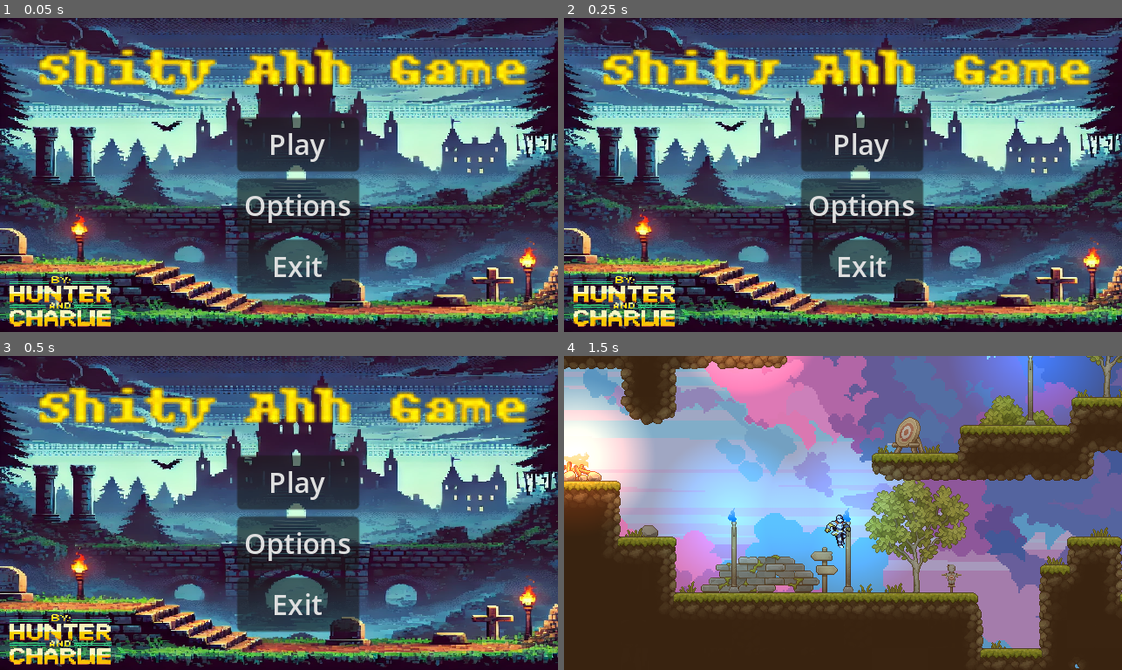
Above: before the commit, frames 1-4 (two rows, left to right).
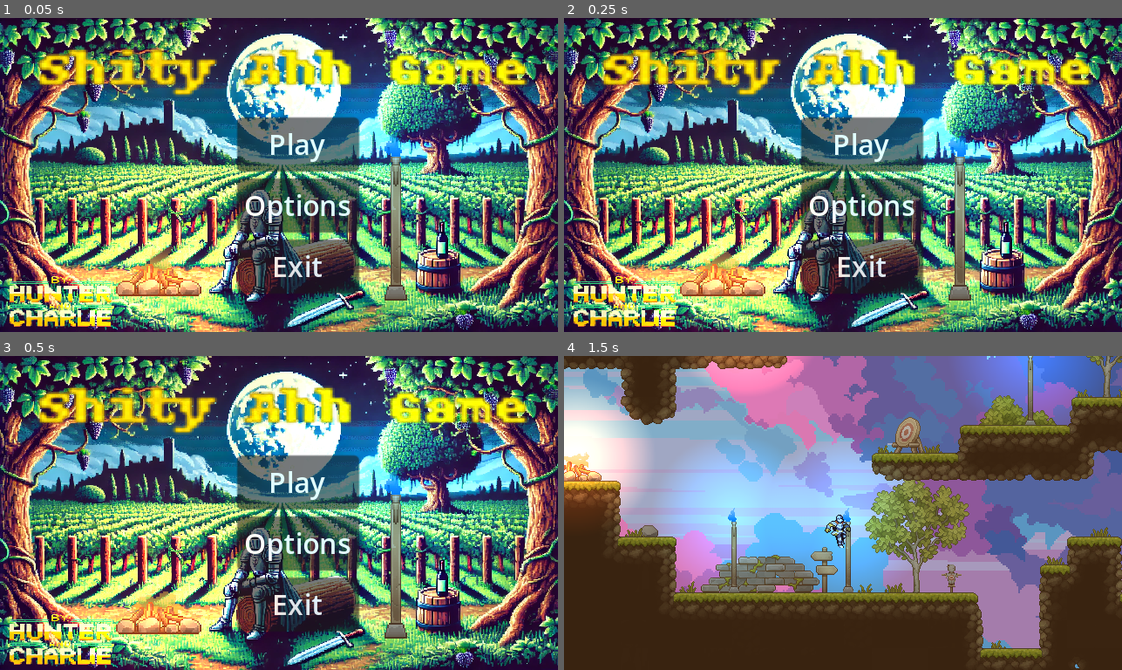
Above: after the commit, the same moments.

Repository: HunterB88/godot-4-platformer
Game: Godot game, scene res://scenes/menu.tscn
The game is run twice, just before and just after one commit, with the same random seed, the same clock (stepped at 60 frames per second) and the same inputs.
Inputs (mouse positions are in pixels of both pictures, inside the frame that each line leads up to):
- Up to frame 1 (0.05 s): no input
- Up to frame 2 (0.25 s): no input
- Up to frame 3 (0.5 s): no input
- Up to frame 4 (1.5 s): click "Play" at 0.5 s; move the mouse to (965, 497) at 1.27 s; hold D (right) from 1.28 s (still down); tap Space (jump) at 1.35 s

The runs differ from the first frame. In frame 1, 89% of the frame differs, in the area x 0-100%, y 0-100%; in frame 2, 89%; in frame 3, 89%; in frame 4, nothing differs.

Commit message:
added a jumping sound effect and changed the title picture

Diff:
--- a/scenes/menu.tscn
+++ b/scenes/menu.tscn
@@ -1,10 +1,12 @@
-[gd_scene load_steps=6 format=3 uid="uid://cjtrhbt6anvjm"]
+[gd_scene load_steps=8 format=3 uid="uid://cjtrhbt6anvjm"]
 
 [ext_resource type="Script" path="res://scenes/menu.gd" id="1_qrt3h"]
-[ext_resource type="Texture2D" uid="uid://b1j4boktrxmie" path="res://art/title images/backround.webp" id="2_d7utn"]
+[ext_resource type="Texture2D" uid="uid://bnvmxesuo4p1a" path="res://art/title images/New_Title_Image (2).webp" id="2_1lkrx"]
 [ext_resource type="Texture2D" uid="uid://dxxnixkm4f806" path="res://art/title images/title.png" id="3_j58d4"]
 [ext_resource type="Texture2D" uid="uid://bvfnntsepgo2f" path="res://art/title images/by hunter and charlie.png" id="4_6hhh8"]
 [ext_resource type="AudioStream" uid="uid://qaue214p3e7a" path="res://audio/backround_music/Menu_Music.WAV" id="5_m4wir"]
+[ext_resource type="PackedScene" uid="uid://b7tg3xua1xhef" path="res://scenes/assets/campfire.tscn" id="6_y8hy7"]
+[ext_resource type="PackedScene" uid="uid://bxphag2bmmvun" path="res://scenes/assets/torch.tscn" id="7_j7ay2"]
 
 [node name="menu" type="Control"]
 layout_mode = 3
@@ -19,10 +21,10 @@
 grow_vertical = 2
 script = ExtResource("1_qrt3h")
 
-[node name="Backround2" type="Sprite2D" parent="."]
-position = Vector2(33, 53.5)
-scale = Vector2(0.3125, 0.176758)
-texture = ExtResource("2_d7utn")
+[node name="Sprite2D" type="Sprite2D" parent="."]
+position = Vector2(33, 53)
+scale = Vector2(0.178571, 0.175781)
+texture = ExtResource("2_1lkrx")
 
 [node name="MarginContainer" type="MarginContainer" parent="."]
 layout_mode = 0
@@ -61,6 +63,13 @@
 volume_db = -12.5
 autoplay = true
 
+[node name="campfire" parent="." instance=ExtResource("6_y8hy7")]
+position = Vector2(-36, 122)
+scale = Vector2(0.8, 0.8)
+
+[node name="torch" parent="." instance=ExtResource("7_j7ay2")]
+position = Vector2(100, 51)
+
 [connection signal="pressed" from="MarginContainer/VBoxContainer/play" to="." method="_on_play_pressed"]
 [connection signal="pressed" from="MarginContainer/VBoxContainer/options" to="." method="_on_options_pressed"]
 [connection signal="pressed" from="MarginContainer/VBoxContainer/exit" to="." method="_on_exit_pressed"]
--- a/scenes/player.tscn
+++ b/scenes/player.tscn
@@ -6,6 +6,7 @@
 [ext_resource type="Texture2D" uid="uid://lkf2yr7tjsjj" path="res://art/player_animations/_Jump.png" id="4_ma83a"]
 [ext_resource type="Texture2D" uid="uid://cjukenvdg16bj" path="res://art/player_animations/_Fall.png" id="5_5hm8y"]
 [ext_resource type="Texture2D" uid="uid://ch08dbn8y52x0" path="res://art/player_animations/_Attack.png" id="6_5d0qo"]
+[ext_resource type="AudioStream" uid="uid://bm48bmymb7vvq" path="res://audio/mario-bros-jump.wav" id="7_4v572"]
 
 [sub_resource type="RectangleShape2D" id="RectangleShape2D_4trxa"]
 size = Vector2(8.5, 38)
@@ -367,3 +368,7 @@
 "": SubResource("AnimationLibrary_wd6sb")
 }
 autoplay = "idle"
+
+[node name="sfx_jump" type="AudioStreamPlayer" parent="."]
+stream = ExtResource("7_4v572")
+volume_db = -10.0
--- a/scenes/world.tscn
+++ b/scenes/world.tscn
@@ -1741,7 +1741,7 @@
 position = Vector2(-244, -127)
 
 [node name="TileMapLayer" type="TileMapLayer" parent="."]
-tile_map_data = PackedByteArray("AAAGAAIAAAAAAAYAAAAGAAEAAAA …(7144 unchanged characters)… ZAO//AAAMAAYAAAAZAO7/AAAMAAgAAAAZAO3/AAAFAAkAAAAYAPv/AAAFAAoAAAAYAPr/AAAGAAsAAAAYAPn …(1695 unchanged characters)…
+tile_map_data = PackedByteArray("AAAGAAIAAAAAAAYAAAAGAAEAAAA …(7144 unchanged characters)… ZAO//AAAMAAYAAAAZAO7/AAAMAAgAAAAZAO3/AAAOAA0AAAAYAPv/AAAFAAoAAAAYAPr/AAAGAAsAAAAYAPn …(1695 unchanged characters)…
 tile_set = SubResource("TileSet_gimvb")
 
 [node name="player" parent="." instance=ExtResource("1_n3pon")]
--- a/scripts/player_movement.gd
+++ b/scripts/player_movement.gd
@@ -8,6 +8,8 @@
 @onready var ap = $AnimationPlayer
 @onready var sprite = $Sprite2D
 
+@onready var sfx_jump = $sfx_jump
+
 
 func _physics_process(delta):
 	if !is_on_floor():
@@ -17,6 +19,7 @@
 
 	if Input.is_action_just_pressed("jump"):
 		if is_on_floor():
+			sfx_jump.play()
 			velocity.y = -jump_force
 
 	var horizontal_direction = Input.get_axis("left", "right")
Binary file added: art/title images/New_Title_Image (2).webp
Not shown, added: art/title images/New_Title_Image (2).webp.import
Not shown, added: art/title images/New_Title_Image.webp.import
Not shown, added: audio/mario-bros-jump.wav.import
Not shown: 1 places in scenes/player.tscn that only renumber resources
Not shown, added: audio/mario-bros-jump.wav
